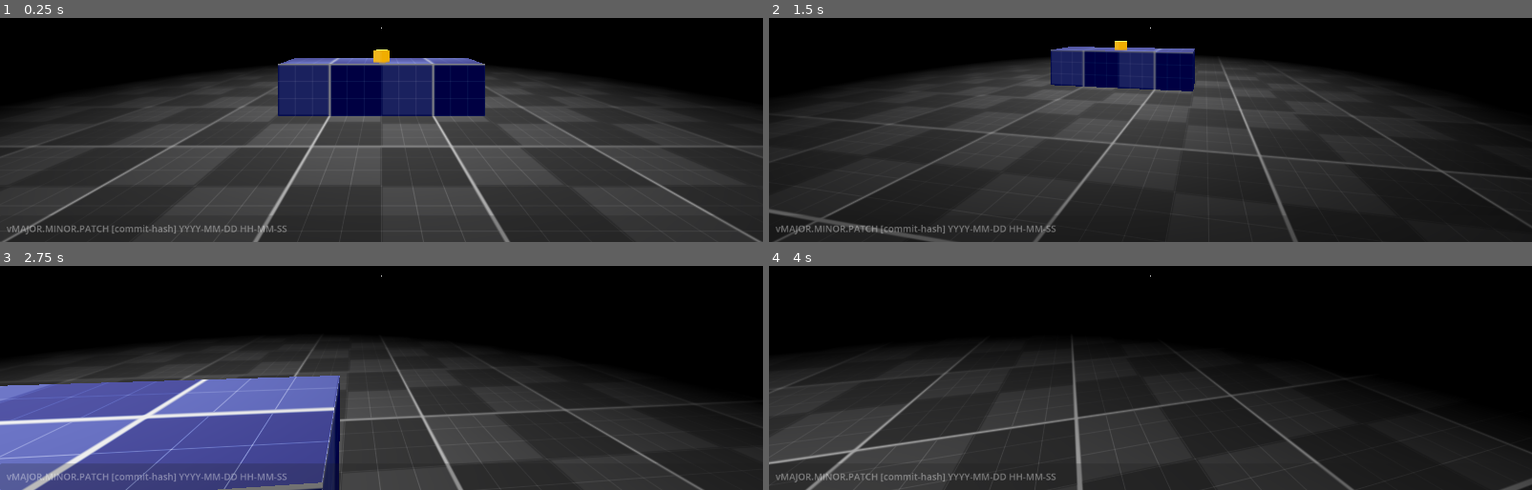
Above: before the commit, frames 1-4 (two rows, left to right).
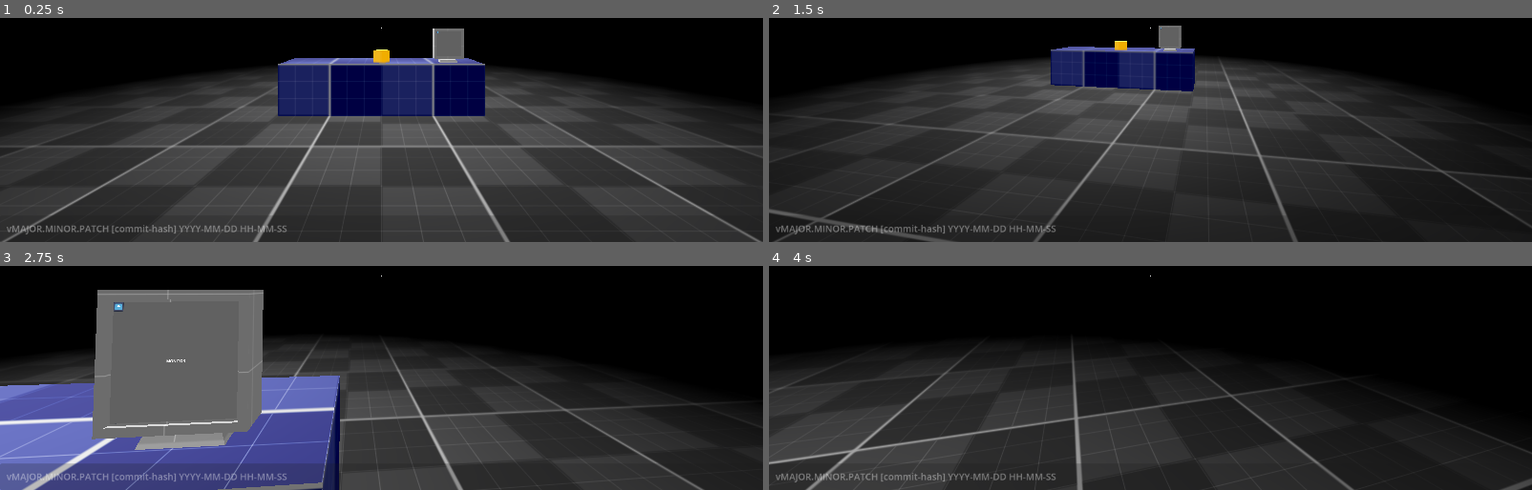
Above: after the commit, the same moments.

Repository: Scrawach/true-crime-raid
Game: Godot game, scene res://main.tscn
Two runs of this game, one before a commit and one after it. Both use one fixed random seed, a clock stepped at 60 frames per second and the inputs below. The engine's default icon, where the game draws it, is replaced by a stand-in: a white triangle on a blue panel in a dark square.
Inputs (mouse positions are in pixels of both pictures, inside the frame that each line leads up to):
- Up to frame 1 (0.25 s): no input
- Up to frame 2 (1.5 s): tap Enter at 0.5 s; move the mouse to (outside the picture) at 0.52 s; hold D (move_right) 0.53-1.28 s; click (outside the picture) at 0.67 s; move the mouse to (1112, 29) at 1.27 s; hold W (move_forward) from 1.28 s (still down)
- Up to frame 3 (2.75 s): keep holding W (move_forward); move the mouse to (396, 268) at 2.02 s
- Up to frame 4 (4 s): keep holding W (move_forward); move the mouse to (1142, 283) at 2.77 s; tap Space at 3.5 s; move the mouse to (1203, 281) at 3.52 s

The runs differ from the first frame. In frame 1, 0.6% of the frame differs, in the area x 56-61%, y 4-20%; in frame 2, 0.3%; in frame 3, 15%, in the area x 12-35%, y 10-83%; in frame 4, nothing differs.

Commit message:
feat: implement computer monitor with simple view

Diff:
--- /dev/null
+++ b/src/computer/assets/M_computer.tres
@@ -0,0 +1,28 @@
+[gd_resource type="ShaderMaterial" format=3 uid="uid://bvs3unetsuhxw"]
+
+[ext_resource type="Shader" uid="uid://dbfn7oq3tqx0w" path="res://prototyping/materials/prototype_grid.gdshader" id="1_liv8y"]
+
+[resource]
+render_priority = 0
+shader = ExtResource("1_liv8y")
+shader_parameter/world_uv = true
+shader_parameter/object_uv = false
+shader_parameter/object_uv_scale = Vector2(1, 1)
+shader_parameter/preset_color = 0
+shader_parameter/base_color = Color(0.30323282, 0.30323282, 0.30323282, 1)
+shader_parameter/emmision_color = Color(0.8862616, 0.88626146, 0.8862615, 1)
+shader_parameter/metalic = 0.25
+shader_parameter/roughness = 1.0
+shader_parameter/grid_scale = 1.0
+shader_parameter/grid_width = 0.02
+shader_parameter/grid_color = Color(0.4313402, 0.43134028, 0.43134007, 1)
+shader_parameter/inside_scale = 5.0
+shader_parameter/inside_width = 0.0050000002375
+shader_parameter/inside_color = Color(0.8, 0.8, 0.8, 0.8)
+shader_parameter/checkered = true
+shader_parameter/sub_checkered_grid = true
+shader_parameter/checkered_color = Color(1, 1, 1, 1)
+shader_parameter/checkered_blend_color = 0.1
+shader_parameter/use_inside_uv = false
+shader_parameter/use_albedo_color = false
+shader_parameter/albedo_alpha = 0.5
--- /dev/null
+++ b/src/computer/assets/M_monitor.tres
@@ -0,0 +1,28 @@
+[gd_resource type="ShaderMaterial" format=3 uid="uid://daheupmyxv1rf"]
+
+[ext_resource type="Shader" uid="uid://dbfn7oq3tqx0w" path="res://prototyping/materials/prototype_grid.gdshader" id="1_7uq52"]
+
+[resource]
+render_priority = 0
+shader = ExtResource("1_7uq52")
+shader_parameter/world_uv = true
+shader_parameter/object_uv = false
+shader_parameter/object_uv_scale = Vector2(1, 1)
+shader_parameter/preset_color = 0
+shader_parameter/base_color = Color(0, 0, 0, 1)
+shader_parameter/emmision_color = Color(0.8862616, 0.88626146, 0.8862615, 1)
+shader_parameter/metalic = 0.25
+shader_parameter/roughness = 1.0
+shader_parameter/grid_scale = 1.0
+shader_parameter/grid_width = 0.02
+shader_parameter/grid_color = Color(0.4313402, 0.43134028, 0.43134007, 1)
+shader_parameter/inside_scale = 5.0
+shader_parameter/inside_width = 0.0050000002375
+shader_parameter/inside_color = Color(0.8, 0.8, 0.8, 0.8)
+shader_parameter/checkered = true
+shader_parameter/sub_checkered_grid = true
+shader_parameter/checkered_color = Color(1, 1, 1, 1)
+shader_parameter/checkered_blend_color = 0.1
+shader_parameter/use_inside_uv = false
+shader_parameter/use_albedo_color = false
+shader_parameter/albedo_alpha = 0.5
--- /dev/null
+++ b/src/computer/computer.tscn
@@ -0,0 +1,28 @@
+[gd_scene format=3 uid="uid://btnady6llxq52"]
+
+[ext_resource type="PackedScene" uid="uid://c3v8oktfnar82" path="res://computer/assets/proto_computer.glb" id="1_xcml3"]
+[ext_resource type="PackedScene" uid="uid://dmts2qqce58kq" path="res://computer/monitor/monitor_3d.tscn" id="2_m7yhb"]
+
+[sub_resource type="ViewportTexture" id="ViewportTexture_m7yhb"]
+viewport_path = NodePath("Monitor SubViewport")
+
+[sub_resource type="StandardMaterial3D" id="StandardMaterial3D_xcml3"]
+resource_local_to_scene = true
+shading_mode = 0
+albedo_texture = SubResource("ViewportTexture_m7yhb")
+
+[node name="Computer" type="Node3D" unique_id=799874042]
+
+[node name="proto_computer" parent="." unique_id=129414773 instance=ExtResource("1_xcml3")]
+
+[node name="proto_monitor" parent="proto_computer/proto_computer_base/proto_computer" parent_id_path=PackedInt32Array(129414773, 2067234096) index="0" unique_id=678780964]
+visible = false
+
+[node name="Monitor 3D" parent="." unique_id=2020143861 instance=ExtResource("2_m7yhb")]
+transform = Transform3D(1, 0, 0, 0, 1, 0, 0, 0, 1, 0, 0.38410348, 0.23149653)
+surface_material_override/0 = SubResource("StandardMaterial3D_xcml3")
+
+[node name="Camera" type="Camera3D" parent="." unique_id=254273876]
+transform = Transform3D(1, 0, 0, 0, 1, 0, 0, 0, 1, 0, 0.35859597, 0.7838893)
+
+[editable path="proto_computer"]
--- /dev/null
+++ b/src/computer/monitor/computer_mouse_cursor.gd
@@ -0,0 +1,15 @@
+class_name ComputerMouseCursor
+extends Control
+
+@onready var texture_rect: TextureRect = $TextureRect
+
+func enable() -> void:
+	set_physics_process(true)
+	texture_rect.show()
+
+func disable() -> void:
+	set_physics_process(false)
+	texture_rect.hide()
+
+func _process(_delta: float) -> void:
+	position = get_viewport().get_mouse_position()
--- /dev/null
+++ b/src/computer/monitor/computer_mouse_cursor.tscn
@@ -0,0 +1,21 @@
+[gd_scene format=3 uid="uid://bd3xc6heiw3hi"]
+
+[ext_resource type="Script" uid="uid://b2po74o83srcy" path="res://computer/monitor/computer_mouse_cursor.gd" id="1_3gt0u"]
+[ext_resource type="Texture2D" uid="uid://i51evci1idyq" path="res://icon.svg" id="2_qb62e"]
+
+[node name="Computer Mouse Cursor" type="Control" unique_id=27732573]
+layout_mode = 3
+anchors_preset = 0
+offset_right = 40.0
+offset_bottom = 40.0
+script = ExtResource("1_3gt0u")
+
+[node name="TextureRect" type="TextureRect" parent="." unique_id=1761105537]
+layout_mode = 1
+anchors_preset = 15
+anchor_right = 1.0
+anchor_bottom = 1.0
+grow_horizontal = 2
+grow_vertical = 2
+texture = ExtResource("2_qb62e")
+expand_mode = 3
--- /dev/null
+++ b/src/computer/monitor/monitor_3d.gd
@@ -0,0 +1,71 @@
+class_name Monitor3D
+extends MeshInstance3D
+
+@onready var monitor_sub_viewport: SubViewport = %"Monitor SubViewport"
+@onready var monitor_area_3d: Area3D = %"Monitor Area3D"
+@onready var monitor_control: MonitorControl = %"Monitor Control"
+
+@export var is_disabled: bool = true
+
+var monitor_mesh_size: Vector2
+var is_mouse_inside_monitor: bool
+var previous_event_position_2d := Vector2()
+var previous_event_time := -1.0
+
+func _ready() -> void:
+	if not mesh is QuadMesh:
+		push_error("Monitor mesh should be QuadMesh!")
+	else:
+		monitor_mesh_size = mesh.size
+
+func power_on() -> void:
+	if is_disabled:
+		monitor_area_3d.mouse_entered.connect(_on_mouse_entered)
+		monitor_area_3d.mouse_exited.connect(_on_mouse_exited)
+		monitor_area_3d.input_event.connect(_on_input_event)
+	is_disabled = false
+
+func power_off() -> void:
+	if not is_disabled:
+		monitor_area_3d.mouse_entered.disconnect(_on_mouse_entered)
+		monitor_area_3d.mouse_exited.disconnect(_on_mouse_exited)
+		monitor_area_3d.input_event.disconnect(_on_input_event)
+	is_disabled = true
+
+func _on_mouse_entered() -> void:
+	is_mouse_inside_monitor = true
+	monitor_control.mouse_cursor.enable()
+
+func _on_mouse_exited() -> void:
+	is_mouse_inside_monitor = false
+	monitor_control.mouse_cursor.disable()
+
+func _on_input_event(_camera: Camera3D, event: InputEvent, event_position: Vector3, _normal: Vector3, _shape_idx: int) -> void:
+	var monitor_event := _translate_to_monitor_event(event, event_position)
+	monitor_sub_viewport.push_input(monitor_event)
+
+func _translate_to_monitor_event(event: InputEvent, event_position: Vector3) -> InputEvent:
+	var event_position_3d := global_transform.affine_inverse() * event_position
+	var monitor_position_2d := _get_position_on_monitor(event_position_3d)
+	var now := Time.get_ticks_msec() / 1_000.0
+
+	if event is InputEventMouse:
+		event.position = monitor_position_2d
+		event.global_position = monitor_position_2d
+
+	if event is InputEventMouseMotion:
+		event.relative = monitor_position_2d - previous_event_position_2d
+		event.velocity = event.relative / (now - previous_event_time)
+
+	previous_event_position_2d = monitor_position_2d
+	previous_event_time = now
+	return event
+
+func _get_position_on_monitor(event_position_3d: Vector3) -> Vector2:
+	if not is_mouse_inside_monitor:
+		return previous_event_position_2d
+	var event_position_2d = Vector2(event_position_3d.x, -event_position_3d.y)
+	event_position_2d /= monitor_mesh_size
+	event_position_2d += Vector2.ONE * 0.5
+	event_position_2d *= Vector2(monitor_sub_viewport.size)
+	return event_position_2d
--- /dev/null
+++ b/src/computer/monitor/monitor_3d.tscn
@@ -0,0 +1,43 @@
+[gd_scene format=3 uid="uid://dmts2qqce58kq"]
+
+[ext_resource type="Script" uid="uid://b80321h2h63gd" path="res://computer/monitor/monitor_3d.gd" id="2_ehm3h"]
+[ext_resource type="PackedScene" uid="uid://dvlpgtj5jf6de" path="res://computer/monitor/monitor_control.tscn" id="2_yf60s"]
+
+[sub_resource type="QuadMesh" id="QuadMesh_d6q3r"]
+size = Vector2(0.5, 0.5)
+
+[sub_resource type="ViewportTexture" id="ViewportTexture_d6q3r"]
+viewport_path = NodePath("Monitor SubViewport")
+
+[sub_resource type="StandardMaterial3D" id="StandardMaterial3D_678jo"]
+resource_local_to_scene = true
+shading_mode = 0
+albedo_texture = SubResource("ViewportTexture_d6q3r")
+
+[sub_resource type="ConcavePolygonShape3D" id="ConcavePolygonShape3D_ehm3h"]
+data = PackedVector3Array(-0.2601, -0.2601, 0, 0.2601, 0.2601, 0, 0.2601, -0.2601, 0, -0.2601, -0.2601, 0, -0.2601, 0.2601, 0, 0.2601, 0.2601, 0)
+
+[node name="Monitor 3D" type="MeshInstance3D" unique_id=2020143861]
+mesh = SubResource("QuadMesh_d6q3r")
+surface_material_override/0 = SubResource("StandardMaterial3D_678jo")
+script = ExtResource("2_ehm3h")
+
+[node name="Monitor SubViewport" type="SubViewport" parent="." unique_id=70997439]
+unique_name_in_owner = true
+disable_3d = true
+
+[node name="Monitor Control" parent="Monitor SubViewport" unique_id=918670776 instance=ExtResource("2_yf60s")]
+unique_name_in_owner = true
+anchors_preset = 15
+anchor_right = 1.0
+anchor_bottom = 1.0
+offset_right = 0.0
+offset_bottom = 0.0
+grow_horizontal = 2
+grow_vertical = 2
+
+[node name="Monitor Area3D" type="Area3D" parent="." unique_id=1823387035]
+unique_name_in_owner = true
+
+[node name="CollisionShape3D" type="CollisionShape3D" parent="Monitor Area3D" unique_id=1266299004]
+shape = SubResource("ConcavePolygonShape3D_ehm3h")
--- /dev/null
+++ b/src/computer/monitor/monitor_control.gd
@@ -0,0 +1,10 @@
+class_name MonitorControl
+extends Control
+
+@export var mouse_cursor: ComputerMouseCursor
+
+func power_on() -> void:
+	pass
+
+func power_off() -> void:
+	pass
--- /dev/null
+++ b/src/computer/monitor/monitor_control.tscn
@@ -0,0 +1,38 @@
+[gd_scene format=3 uid="uid://dvlpgtj5jf6de"]
+
+[ext_resource type="Script" uid="uid://ch8753l8oejgl" path="res://computer/monitor/monitor_control.gd" id="1_6xg1g"]
+[ext_resource type="Script" uid="uid://b2po74o83srcy" path="res://computer/monitor/computer_mouse_cursor.gd" id="1_igrys"]
+[ext_resource type="Texture2D" uid="uid://i51evci1idyq" path="res://icon.svg" id="1_ws3o4"]
+
+[node name="Monitor Control" type="Control" unique_id=803566879 node_paths=PackedStringArray("mouse_cursor")]
+custom_minimum_size = Vector2(512, 512)
+layout_mode = 3
+anchors_preset = 0
+offset_right = 512.0
+offset_bottom = 512.0
+script = ExtResource("1_6xg1g")
+mouse_cursor = NodePath("Computer Mouse Cursor")
+
+[node name="Label" type="Label" parent="." unique_id=1238381602]
+layout_mode = 0
+offset_top = 244.0
+offset_right = 512.0
+offset_bottom = 267.0
+text = "MONITOR"
+horizontal_alignment = 1
+
+[node name="Computer Mouse Cursor" type="Control" parent="." unique_id=670048113]
+anchors_preset = 0
+offset_right = 40.0
+offset_bottom = 40.0
+script = ExtResource("1_igrys")
+
+[node name="TextureRect" type="TextureRect" parent="Computer Mouse Cursor" unique_id=1035349906]
+layout_mode = 1
+anchors_preset = 15
+anchor_right = 1.0
+anchor_bottom = 1.0
+grow_horizontal = 2
+grow_vertical = 2
+texture = ExtResource("1_ws3o4")
+expand_mode = 3
--- a/src/prototyping/prototype_level.tscn
+++ b/src/prototyping/prototype_level.tscn
@@ -4,6 +4,7 @@
 [ext_resource type="PackedScene" uid="uid://cx7rsciexusnm" path="res://player/player_body_3d.tscn" id="2_dsgtm"]
 [ext_resource type="Material" uid="uid://csh6llfya7wv4" path="res://prototyping/materials/M_prototype_blue.tres" id="2_nphs0"]
 [ext_resource type="Material" uid="uid://c8bhu2ml1mm8f" path="res://prototyping/materials/M_prototype_interactive.tres" id="3_uojjs"]
+[ext_resource type="PackedScene" uid="uid://btnady6llxq52" path="res://computer/computer.tscn" id="5_kem4b"]
 
 [sub_resource type="ProceduralSkyMaterial" id="ProceduralSkyMaterial_1jnja"]
 sky_horizon_color = Color(0.66224277, 0.6717428, 0.6867428, 1)
@@ -127,3 +128,6 @@
 
 [node name="Player Body3D" parent="." unique_id=283082645 instance=ExtResource("2_dsgtm")]
 transform = Transform3D(1, 0, 0, 0, 1, 0, 0, 0, 1, 0, 0, 5)
+
+[node name="Computer" parent="." unique_id=799874042 instance=ExtResource("5_kem4b")]
+transform = Transform3D(1, 0, 0, 0, 1, 0, 0, 0, 1, 1.3628619, 1, -0.86409503)
Binary file added: src/computer/assets/proto_computer.glb
Not shown, added: src/computer/assets/proto_computer.glb.import
Not shown, added: src/computer/monitor/computer_mouse_cursor.gd.uid
Not shown, added: src/computer/monitor/monitor_3d.gd.uid
Not shown, added: src/computer/monitor/monitor_control.gd.uid
